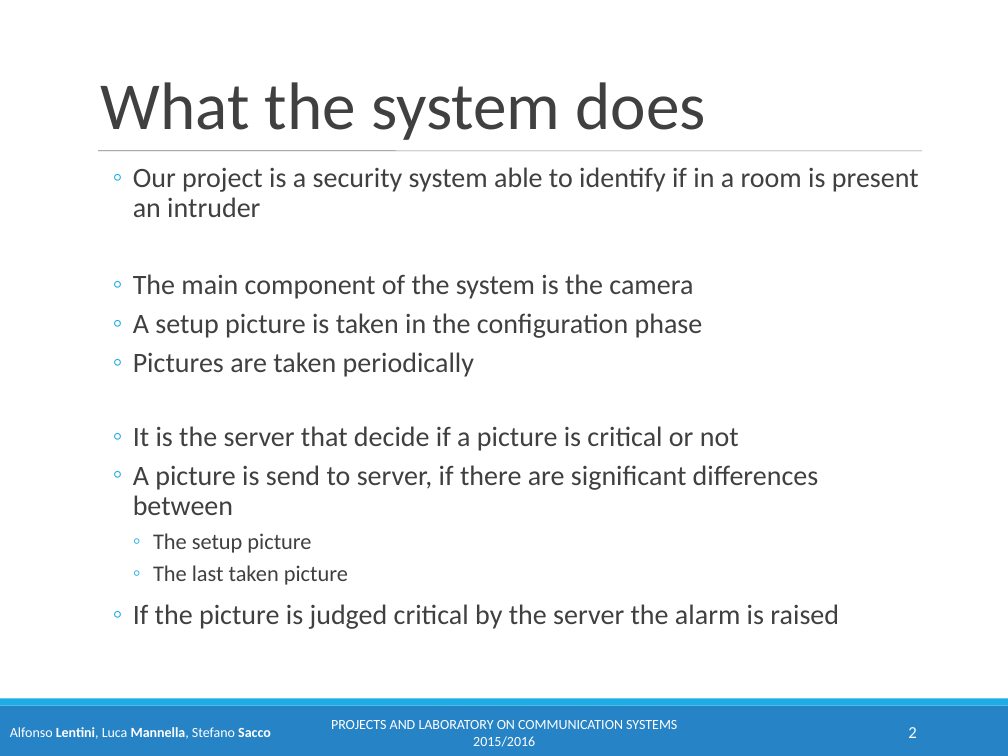
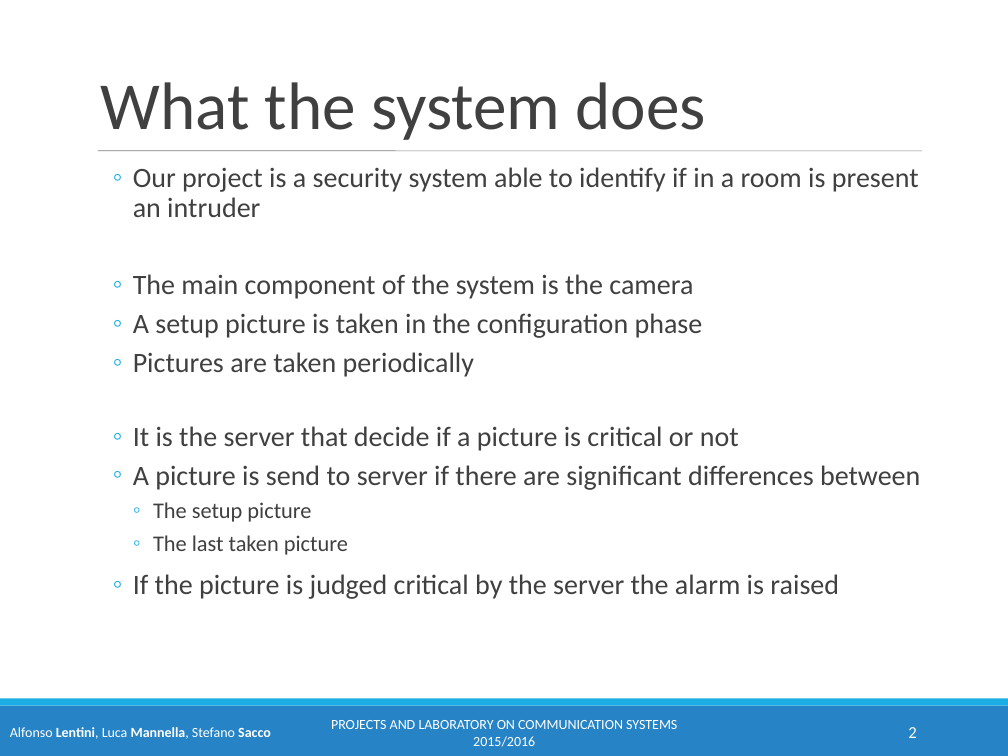
Before and after one commit to LucaMannella/PL_FEZ3, a slide deck: slide 2 of PL_FEZ03(edit).ppt. Drawn at 1008x756 pixels with LibreOffice and Linux fonts; fonts in the diff are those of the drawing; background and template pictures are left out. Boxes give left, top, right and bottom in pixels: in the first picture for what was removed or moved away, otherwise in the second. Text is boxed around its words. In the diff, an @@ line names an element or a change of style, - is before the commit and + after.

```diff
--- a/PL_FEZ03(edit).ppt
+++ b/PL_FEZ03(edit).ppt
@@ text at bbox=[133, 465, 920, 490]: text changed @@
-  ◦ A picture is send to server, if there are significant differences between
+  ◦ A picture is send to server if there are significant differences between
```
Also in this commit, not shown: 1 other file.
